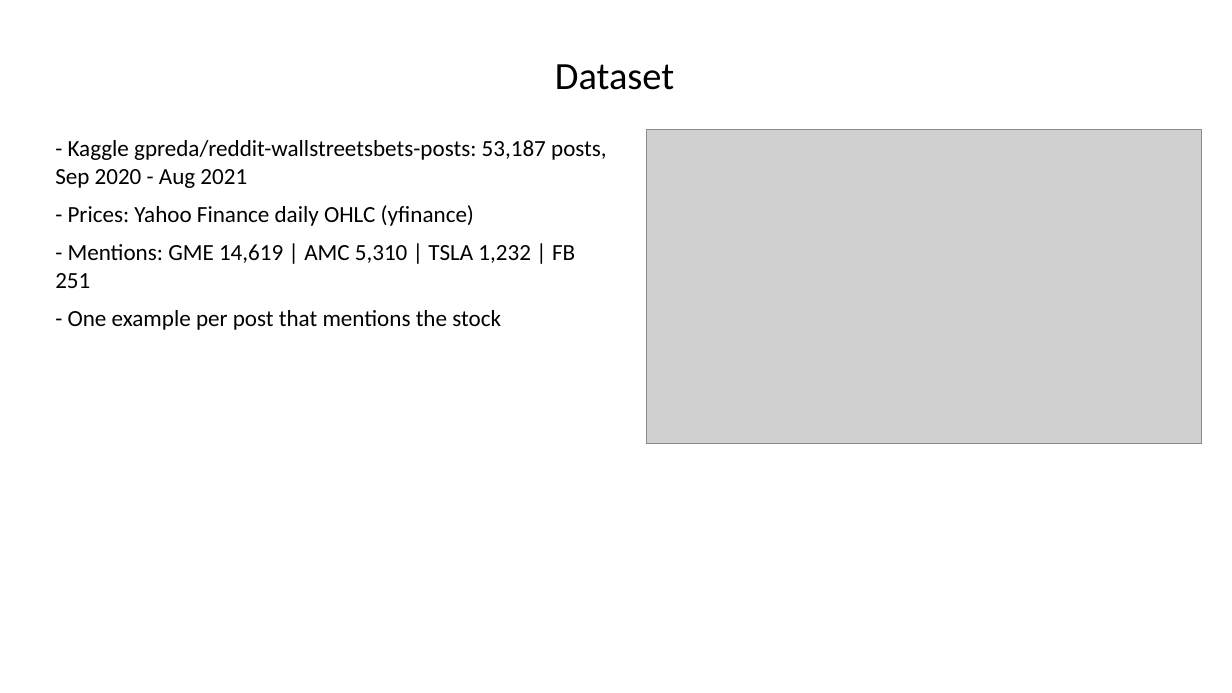
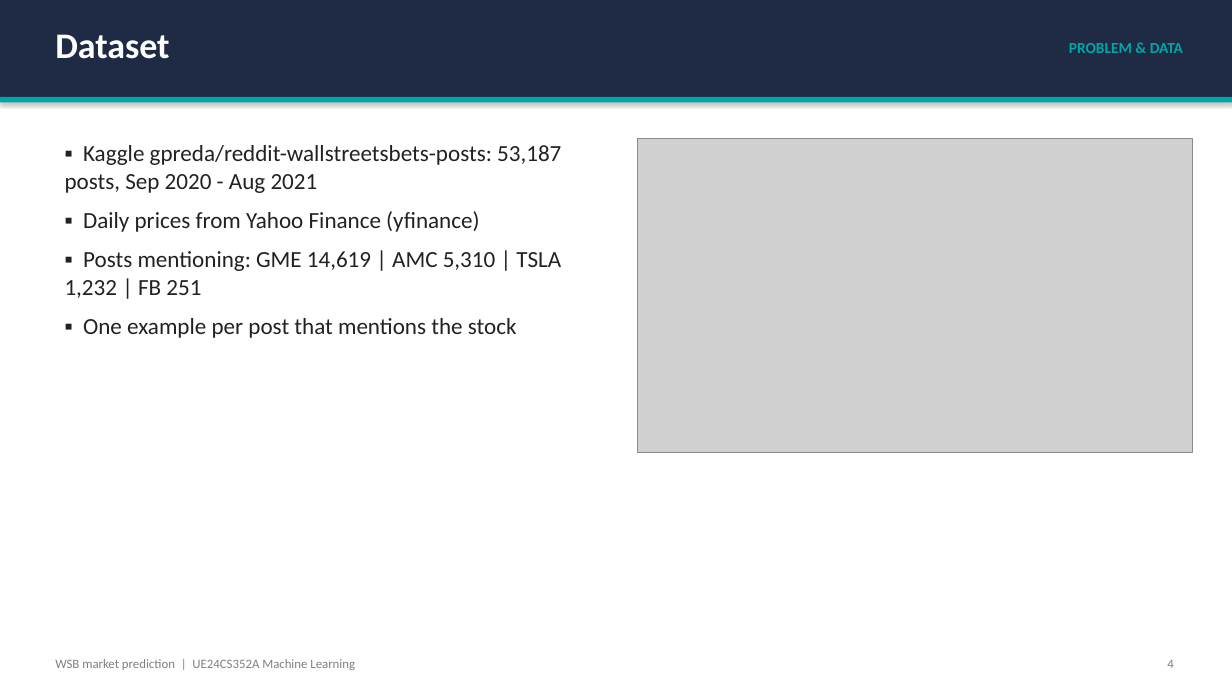
Before and after one commit to Prithvi-Aithal/wsb-market-prediction, a slide deck: slide 4 of docs/presentation.pptx (slide 3 before the commit). Drawn at 1232x693 pixels with LibreOffice and Linux fonts; fonts in the diff are those of the drawing; grey boxes stand for pictures. Boxes give left, top, right and bottom in pixels: in the first picture for what was removed or moved away, otherwise in the second. Text is boxed around its words. In the diff, an @@ line names an element or a change of style, - is before the commit and + after.

```diff
--- a/docs/presentation.pptx
+++ b/docs/presentation.pptx
@@ rectangle added at box(0, 0, 1232, 97), fill #1F2A44 @@
@@ text "Dataset": place and size @@
-text "Dataset" at box(555, 64, 674, 90)
+text "Dataset" at box(55, 34, 169, 59)
@@ text "Dataset" at box(55, 34, 169, 59): size 30 to 28 pt, text colour #000000 to #FFFFFF, bold on; alignment centre to left; vertical alignment middle to top @@
@@ text added at box(1069, 43, 1183, 53), 12 pt, text #00A6A6, bold @@
+PROBLEM & DATA
@@ rectangle added at box(0, 97, 1232, 103), fill #00A6A6 @@
@@ text at box(65, 145, 561, 338): text changed; text colour #000000 to #222222 @@
-- Kaggle gpreda/reddit-wallstreetsbets-posts: 53,187 posts, Sep 2020 - Aug 2021
-- Prices: Yahoo Finance daily OHLC (yfinance)
-- Mentions: GME 14,619 | AMC 5,310 | TSLA 1,232 | FB 251
-- One example per post that mentions the stock
+▪ Kaggle gpreda/reddit-wallstreetsbets-posts: 53,187 posts, Sep 2020 - Aug 2021
+▪ Daily prices from Yahoo Finance (yfinance)
+▪ Posts mentioning: GME 14,619 | AMC 5,310 | TSLA 1,232 | FB 251
+▪ One example per post that mentions the stock
@@ picture: place and size @@
-picture at box(647, 129, 1202, 444)
+picture at box(638, 139, 1192, 453)
@@ text added at box(55, 659, 355, 670), 10 pt, text #808080 @@
+WSB market prediction | UE24CS352A Machine Learning
@@ text added at box(1167, 660, 1173, 668), 10 pt, text #808080 @@
+4
```
Also in this commit, not shown: 6 other slides changed, 15 slides added, 9 slides removed, 12 other files.
